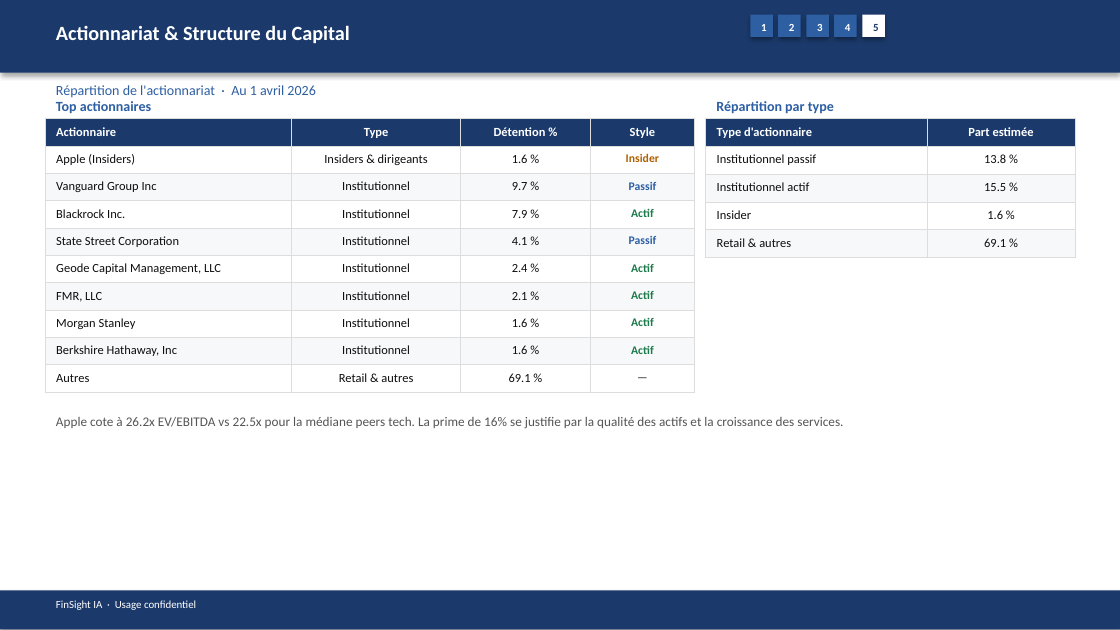
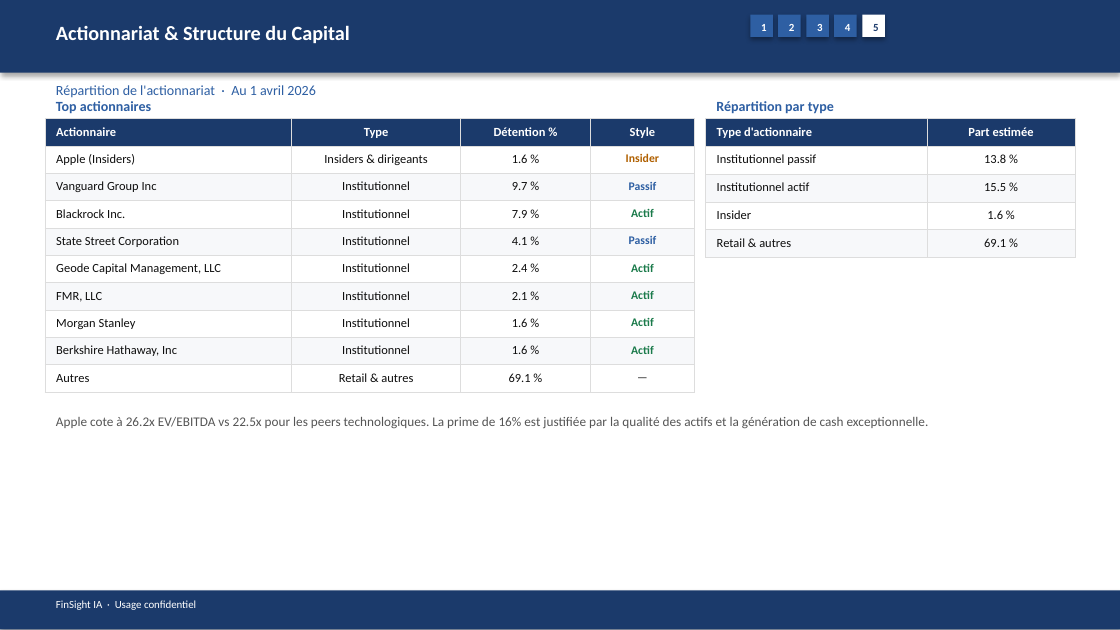
Before and after one commit to baptistejeh07-art/finsight-ia, a slide deck: slide 19 of preview/AAPL/AAPL_pitchbook.pptx. Drawn at 1120x630 pixels with LibreOffice and Linux fonts; fonts in the diff are those of the drawing. Boxes give left, top, right and bottom in pixels: in the first picture for what was removed or moved away, otherwise in the second. Text is boxed around its words. In the diff, an @@ line names an element or a change of style, - is before the commit and + after.

```diff
--- a/preview/AAPL/AAPL_pitchbook.pptx
+++ b/preview/AAPL/AAPL_pitchbook.pptx
@@ text at (x1=56, y1=417, x2=929, y2=428): text changed @@
-Apple cote à 26.2x EV/EBITDA vs 22.5x pour la médiane peers tech. La prime de 16% se justifie par la qualité des actifs et la croissance des services.
+Apple cote à 26.2x EV/EBITDA vs 22.5x pour les peers technologiques. La prime de 16% est justifiée par la qualité des actifs et la génération de cash exceptionnelle.
```
Also in this commit, not shown: 12 other slides changed, 4 other files.
